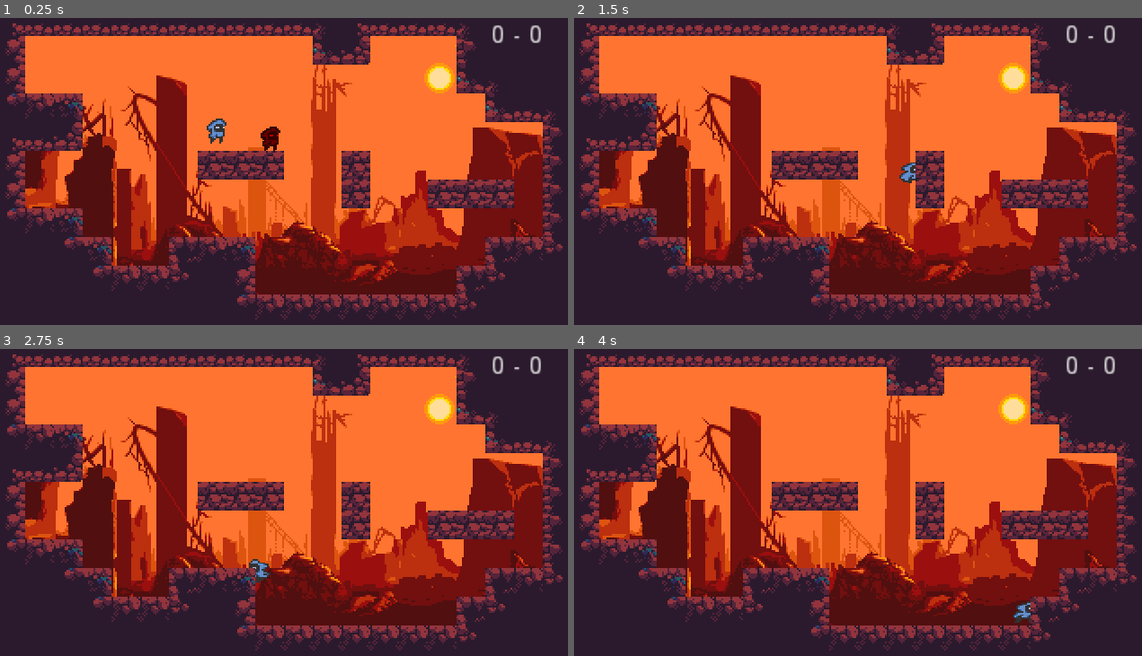
Above: before the commit, frames 1-4 (two rows, left to right).
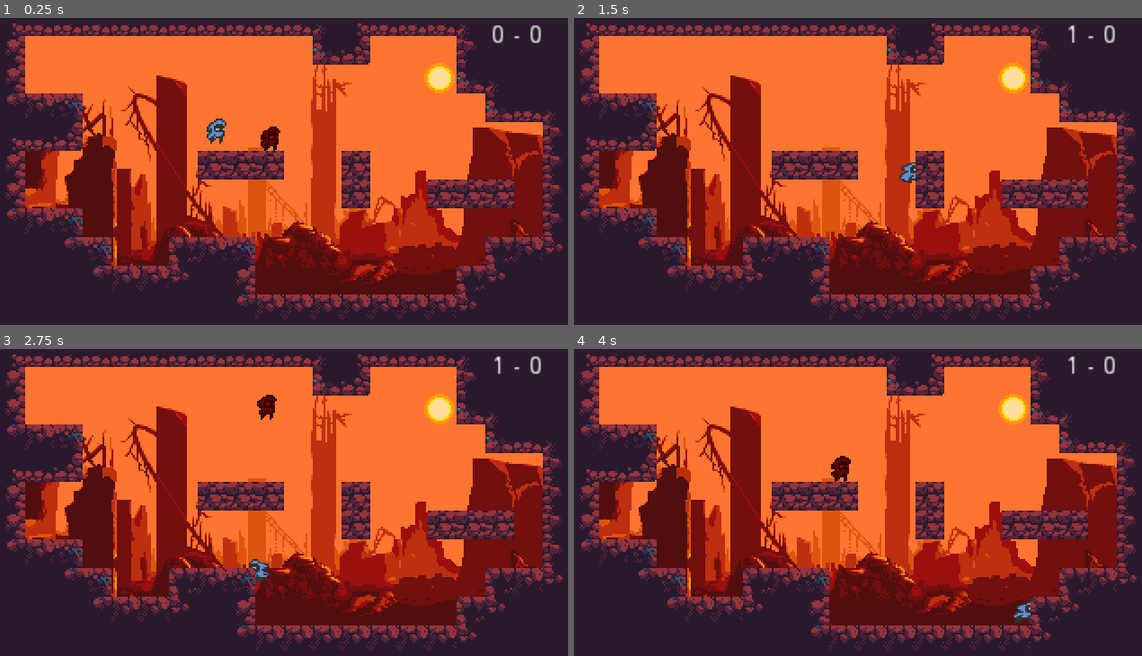
Above: after the commit, the same moments.

Repository: Vanberk1/apocalypse-survival
Game: Godot game, scene res://scenes/Level.tscn
The game is run twice, just before and just after one commit, with the same random seed, the same clock (stepped at 60 frames per second) and the same inputs. This scene is started directly instead of the project's main scene.
Inputs:
- Up to frame 1 (0.25 s): no input
- Up to frame 2 (1.5 s): tap Enter (ui_accept) at 0.5, 0.77 s; hold D (right) from 0.53 s (still down); tap J (attack) at 0.6 s; tap K (dash) at 1.35 s
- Up to frame 3 (2.75 s): tap Enter (ui_accept) at 1.52 s; release D (right) at 2.03 s; hold A (left) from 2.03 s (still down); tap J (attack) at 2.1 s
- Up to frame 4 (4 s): release A (left) at 2.78 s; hold D (right) from 2.78 s (still down); tap K (dash) at 2.85 s; tap Enter (ui_accept) at 3.02, 3.77 s; tap J (attack) at 3.6 s

The runs differ from the first frame. In frame 1, 0.1% of the frame differs, in the area x 36-50%, y 33-43%; in frame 2, less than 0.1%; in frame 3, 0.3%; in frame 4, 0.3%, in the area x 45-89%, y 2-44%.

Commit message:
fixing bugs

Diff:
--- a/scenes/Character.tscn
+++ b/scenes/Character.tscn
@@ -21,31 +21,31 @@
 
 [sub_resource type="AtlasTexture" id=5]
 atlas = ExtResource( 1 )
-region = Rect2( 0, 16, 16, 16 )
+region = Rect2( 32, 128, 16, 16 )
 
 [sub_resource type="AtlasTexture" id=6]
 atlas = ExtResource( 1 )
-region = Rect2( 16, 16, 16, 16 )
+region = Rect2( 0, 16, 16, 16 )
 
 [sub_resource type="AtlasTexture" id=7]
 atlas = ExtResource( 1 )
-region = Rect2( 32, 16, 16, 16 )
+region = Rect2( 16, 16, 16, 16 )
 
 [sub_resource type="AtlasTexture" id=8]
 atlas = ExtResource( 1 )
-region = Rect2( 48, 16, 16, 16 )
+region = Rect2( 32, 16, 16, 16 )
 
 [sub_resource type="AtlasTexture" id=9]
 atlas = ExtResource( 1 )
-region = Rect2( 64, 16, 16, 16 )
+region = Rect2( 48, 16, 16, 16 )
 
 [sub_resource type="AtlasTexture" id=10]
 atlas = ExtResource( 1 )
-region = Rect2( 80, 16, 16, 16 )
+region = Rect2( 64, 16, 16, 16 )
 
 [sub_resource type="AtlasTexture" id=11]
 atlas = ExtResource( 1 )
-region = Rect2( 32, 128, 16, 16 )
+region = Rect2( 80, 16, 16, 16 )
 
 [sub_resource type="AtlasTexture" id=12]
 atlas = ExtResource( 1 )
@@ -70,14 +70,14 @@
 "name": "idle",
 "speed": 5.0
 }, {
-"frames": [ SubResource( 5 ), SubResource( 6 ), SubResource( 7 ), SubResource( 8 ), SubResource( 9 ), SubResource( 10 ) ],
+"frames": [ SubResource( 5 ) ],
+"loop": true,
+"name": "slideWall",
+"speed": 5.0
+}, {
+"frames": [ SubResource( 6 ), SubResource( 7 ), SubResource( 8 ), SubResource( 9 ), SubResource( 10 ), SubResource( 11 ) ],
 "loop": true,
 "name": "run",
-"speed": 5.0
-}, {
-"frames": [ SubResource( 11 ) ],
-"loop": true,
-"name": "slideWall",
 "speed": 5.0
 }, {
 "frames": [ SubResource( 12 ), SubResource( 13 ), SubResource( 14 ), SubResource( 15 ) ],
@@ -100,7 +100,7 @@
 scale = Vector2( 1, 0.917411 )
 frames = SubResource( 16 )
 animation = "idle"
-frame = 2
+frame = 3
 playing = true
 
 [node name="CollisionShape2D" type="CollisionShape2D" parent="."]
--- a/scenes/Level.gd
+++ b/scenes/Level.gd
@@ -18,7 +18,7 @@
 		$RespawnTimer2.start()
 		$HUD.player_1_point()
 
-func _on_RespawnTimer_timeout():
+func _on_RespawnTimer1_timeout():
 	var new_char = Character.instance()
 	new_char.player_controller = "player 1"
 	new_char.global_position = spawn_point.global_position
--- a/scenes/Level.tscn
+++ b/scenes/Level.tscn
@@ -1,9 +1,10 @@
-[gd_scene load_steps=24 format=2]
+[gd_scene load_steps=25 format=2]
 
 [ext_resource path="res://scenes/Character.tscn" type="PackedScene" id=1]
 [ext_resource path="res://assets/images/tiles.png" type="Texture" id=2]
 [ext_resource path="res://assets/images/background.png" type="Texture" id=3]
 [ext_resource path="res://scenes/HUD.gd" type="Script" id=4]
+[ext_resource path="res://scenes/Level.gd" type="Script" id=5]
 
 [sub_resource type="ConvexPolygonShape2D" id=1]
 points = PoolVector2Array( 0, 0, 16, 0, 16, 16, 0, 16 )
@@ -194,6 +195,7 @@
 0/z_index = 0
 
 [node name="Level" type="Node2D"]
+script = ExtResource( 5 )
 
 [node name="Background" type="Sprite" parent="."]
 position = Vector2( 158, 106 )
